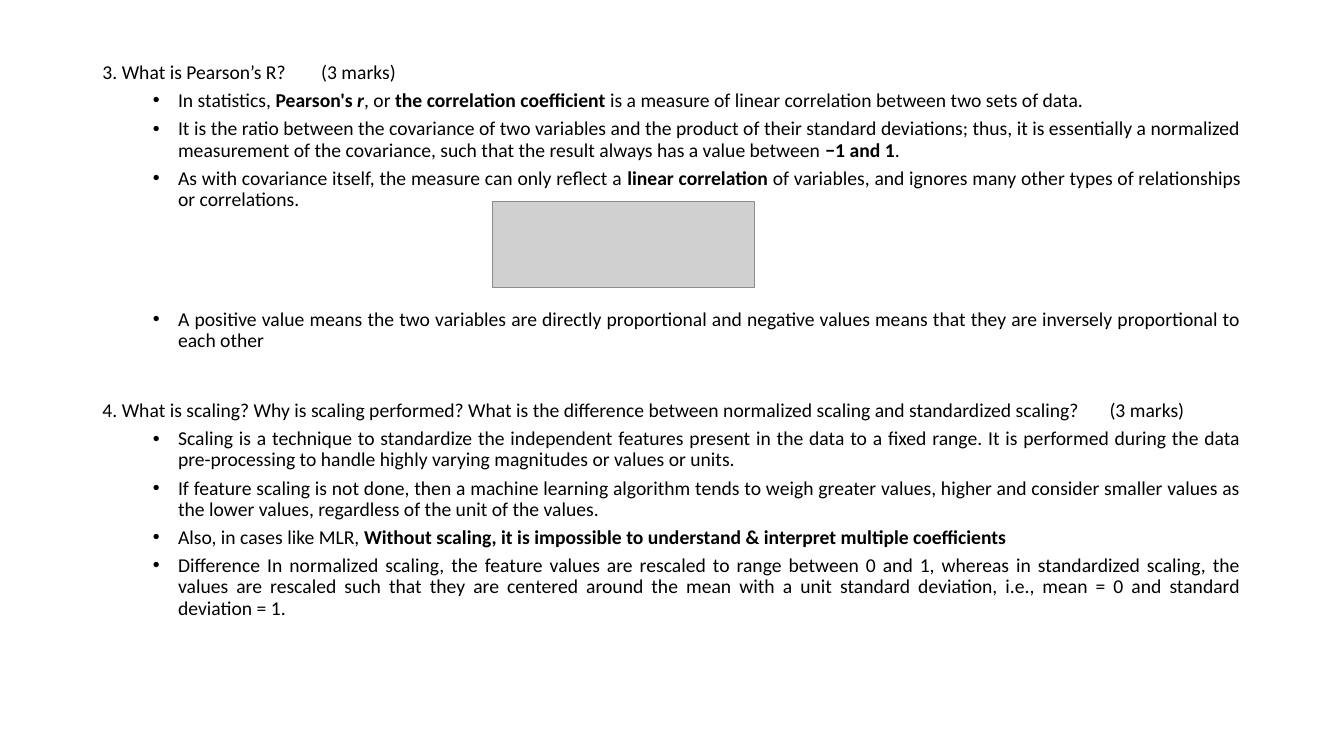
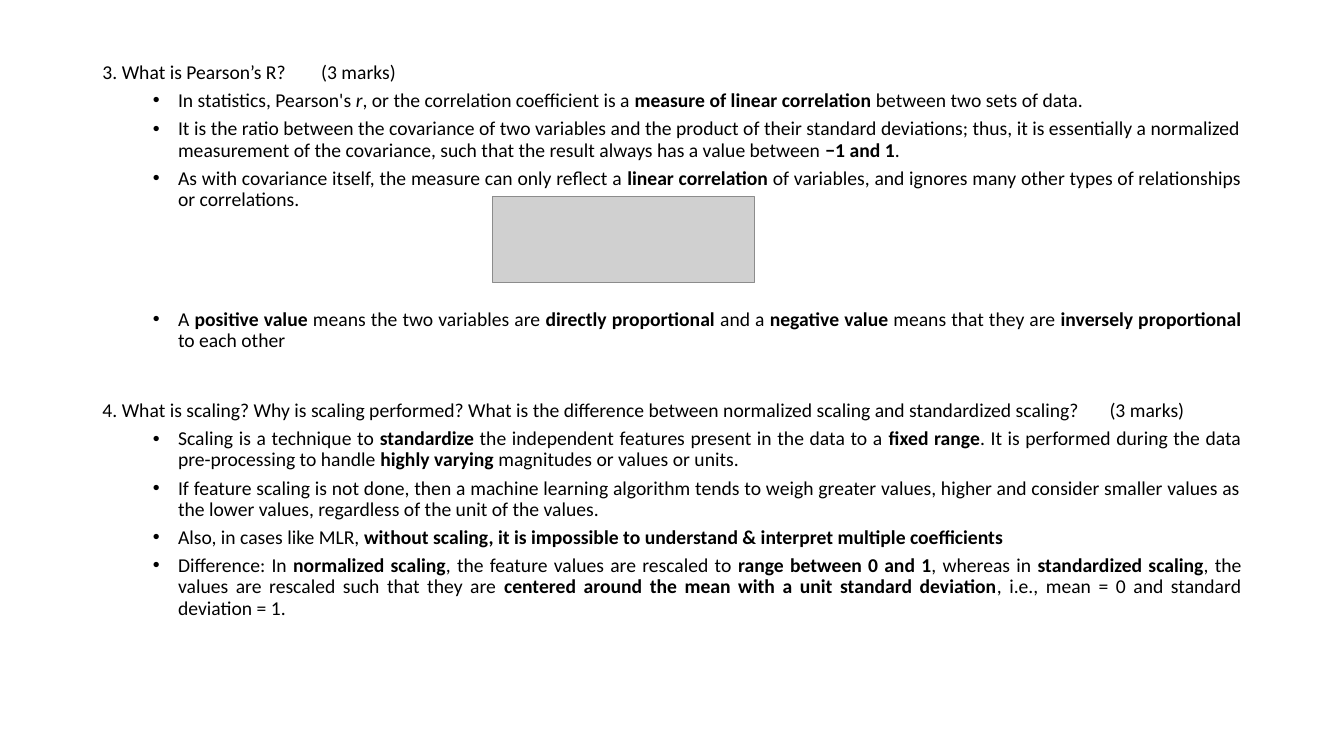
Before and after one commit to krishnajiraoh/upGrad_linear_regression_assignment, a slide deck: slide 8 of Subjective Questions.pptx. Drawn at 1344x756 pixels with LibreOffice and Linux fonts; fonts in the diff are those of the drawing; grey boxes stand for pictures. Boxes give left, top, right and bottom in pixels: in the first picture for what was removed or moved away, otherwise in the second. Text is boxed around its words. In the diff, an @@ line names an element or a change of style, - is before the commit and + after.

```diff
--- a/Subjective Questions.pptx
+++ b/Subjective Questions.pptx
@@ text at [178, 93, 1241, 470]: bold off in "Pearson's r, the correlation coefficient"; bold on in "measure of linear correlation", "standardize fixed range. highly varying" @@
@@ picture: place and size @@
-picture at [492, 202, 755, 287]
+picture at [492, 197, 755, 282]
@@ text at [178, 312, 1241, 347]: text changed; bold on @@
-  • A positive value means the two variables are directly proportional and negative values means that they are inversely proportional to each other
+  • A positive value means the two variables are directly proportional and a negative value means that they are inversely proportional to each other
@@ text at [178, 530, 1242, 615]: text changed; bold on @@
-  • Also, in cases like MLR, Without scaling, it is impossible to understand & interpret multiple coefficients
-  • Difference In normalized scaling, the feature values are rescaled to range between 0 and 1, whereas in standardized scaling, the values are rescaled such that they are centered around the mean with a unit standard deviation, i.e., mean = 0 and standard deviation = 1.
+  • Also, in cases like MLR, without scaling, it is impossible to understand & interpret multiple coefficients
+  • Difference: In normalized scaling, the feature values are rescaled to range between 0 and 1, whereas in standardized scaling, the values are rescaled such that they are centered around the mean with a unit standard deviation, i.e., mean = 0 and standard deviation = 1.
```
Also in this commit, not shown: 6 other slides changed.
